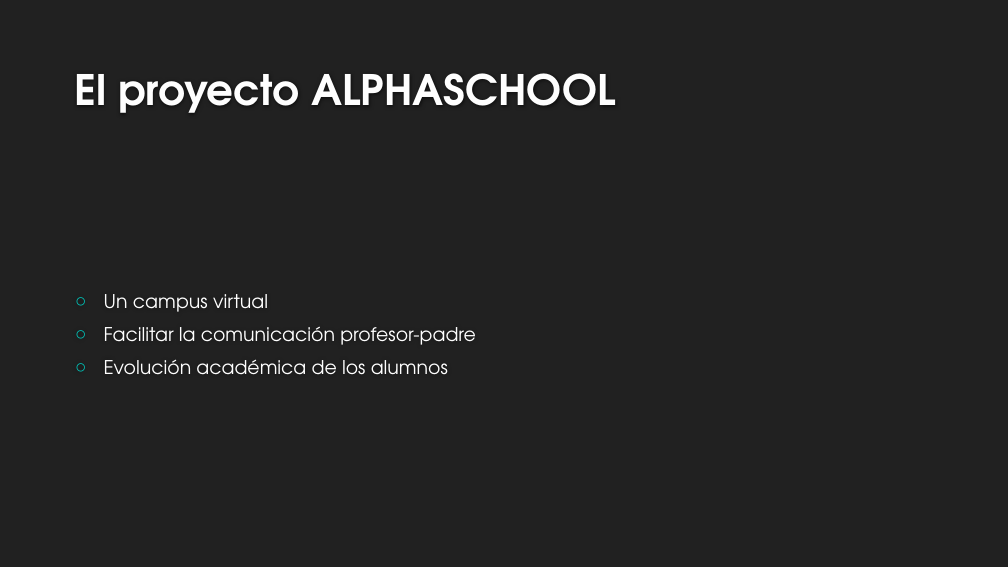
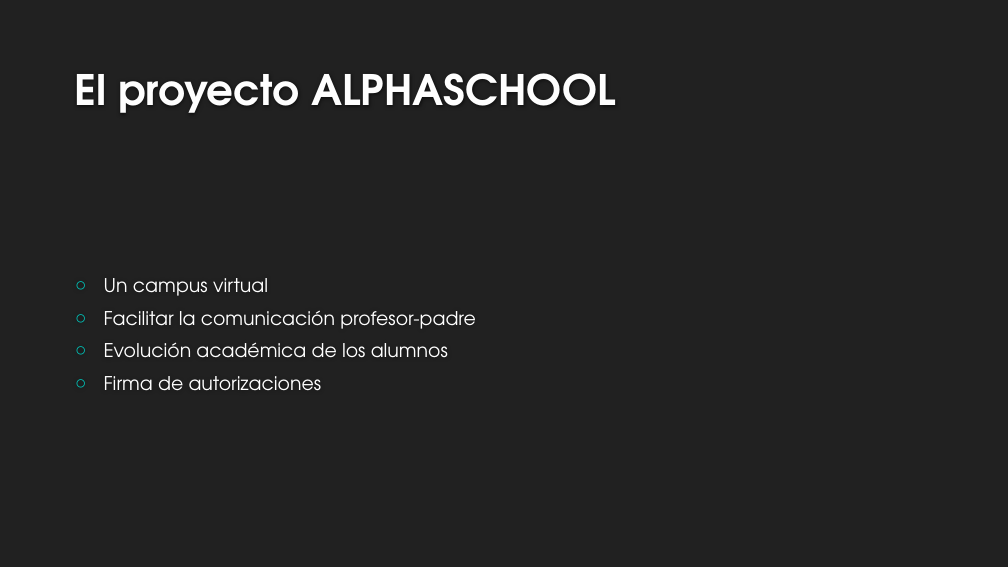
Before and after one commit to ABPMultimediaUA/SchoolApp, a slide deck: slide 2 of Desarrollo/SDM/MemoriaABP 16Ene/PresentaciónSDM.pptx. Drawn at 1008x567 pixels with LibreOffice and Linux fonts; fonts in the diff are those of the drawing; background and template pictures are left out. Boxes give left, top, right and bottom in pixels: in the first picture for what was removed or moved away, otherwise in the second. Text is boxed around its words. In the diff, an @@ line names an element or a change of style, - is before the commit and + after.

```diff
--- a/Desarrollo/SDM/MemoriaABP 16Ene/PresentaciónSDM.pptx
+++ b/Desarrollo/SDM/MemoriaABP 16Ene/PresentaciónSDM.pptx
@@ text at bbox=[104, 376, 322, 391]: paragraph added @@
+○ Firma de autorizaciones
```
Also in this commit, not shown: 1 other slide changed.
